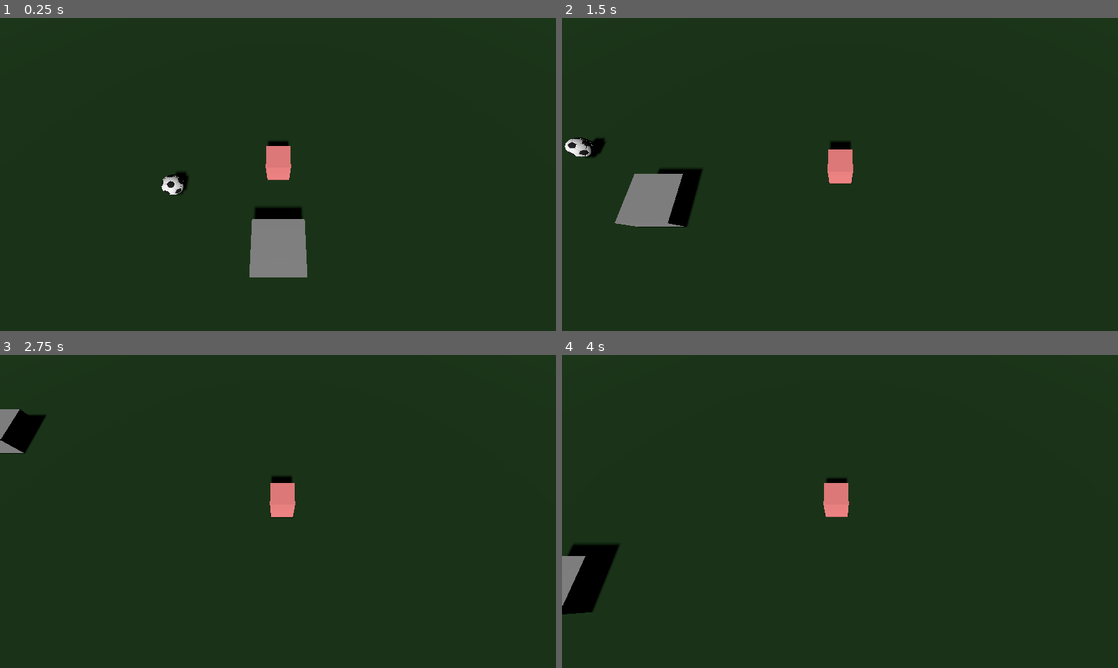
Above: before the commit, frames 1-4 (two rows, left to right).
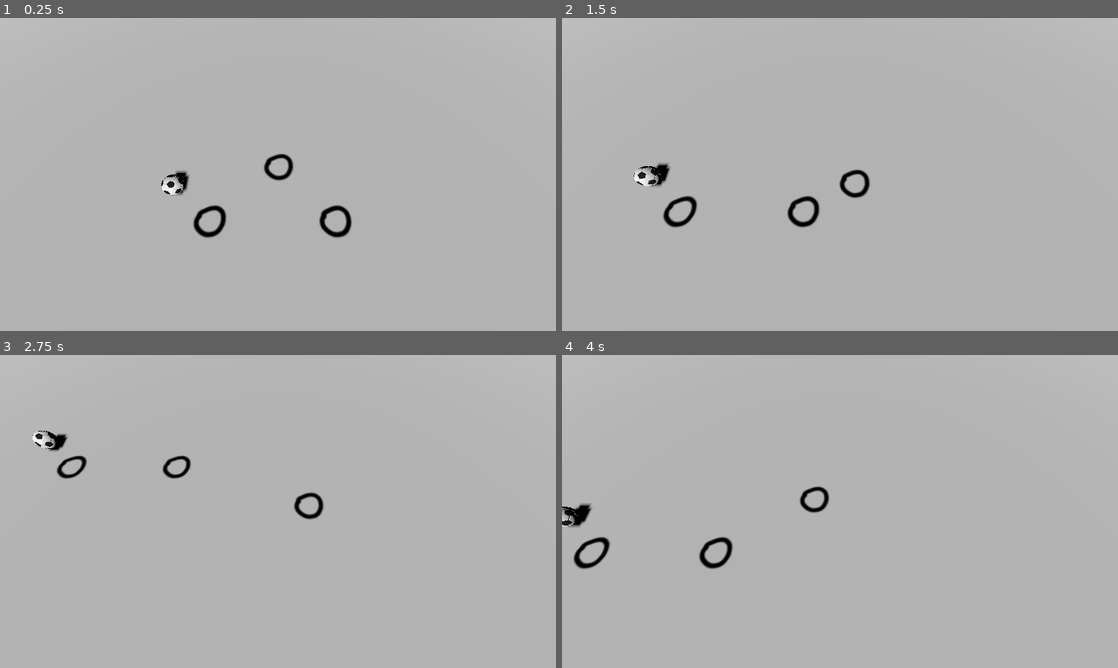
Above: after the commit, the same moments.

Repository: sundowns/gmtk-2025
Game: Godot game, scene res://game.tscn
The game is run twice, just before and just after one commit, with the same random seed, the same clock (stepped at 60 frames per second) and the same inputs.
Inputs:
- Up to frame 1 (0.25 s): no input
- Up to frame 2 (1.5 s): tap Enter at 0.5 s; hold D (move_right) 0.53-1.28 s; hold S (move_down) from 1.28 s (still down)
- Up to frame 3 (2.75 s): release S (move_down) at 2.03 s; hold D (move_right) from 2.03 s (still down)
- Up to frame 4 (4 s): release D (move_right) at 2.78 s; hold W (move_up) 2.78-3.53 s; hold A (move_left) from 3.53 s (still down)

The runs differ from the first frame. In frame 1, 100% of the frame differs, in the area x 0-100%, y 0-100%; in frame 2, 100%; in frame 3, 100%; in frame 4, 100%.

Commit message:
add basics of planning vs replay phase, plus states for player. make player rotate to face direction. add nicer camera movement

Diff:
--- a/CurrentPlayer.gd
+++ /dev/null
@@ -1,21 +0,0 @@
-extends Node3D
-class_name CurrentPlayer
-
-@export var move_speed: float = 5;
-
-func _ready() -> void:
-    pass
-
-func _physics_process(delta: float) -> void:
-    var velocity: Vector3 = Vector3.ZERO;
-    if Input.is_action_pressed("move_left"):
-        velocity -= Vector3(1, 0, 0);
-    if Input.is_action_pressed("move_right"):
-        velocity += Vector3(1, 0, 0);
-    if Input.is_action_pressed("move_up"):
-        velocity -= Vector3(0, 0, 1);
-    if Input.is_action_pressed("move_down"):
-        velocity += Vector3(0, 0, 1);
-
-    if (velocity.length() > 0):
-        global_position += velocity.normalized() * move_speed * delta;
--- a/autoload/Events.gd
+++ b/autoload/Events.gd
@@ -1,3 +1,6 @@
 extends Node
 
-signal GoalScored;
+@warning_ignore("unused_signal")
+signal GameModeChanged(mode: Global.GameMode)
+
+# signal GoalScored;
--- /dev/null
+++ b/autoload/Global.gd
@@ -0,0 +1,12 @@
+extends Node
+
+var current_mode: GameMode
+
+enum GameMode {
+	PLANNING = 0,
+	REPLAY = 1,
+}
+
+func set_current_mode(mode: GameMode):
+	current_mode = mode
+	Events.GameModeChanged.emit(current_mode)
--- a/ball.tscn
+++ b/entities/ball/ball.tscn
@@ -1,7 +1,7 @@
 [gd_scene load_steps=3 format=3 uid="uid://c63estoyrs8lb"]
 
 [ext_resource type="PackedScene" uid="uid://ci66hly5cggui" path="res://assets/Simple soccer football.glb" id="1_8kf32"]
-[ext_resource type="Script" uid="uid://c28k3jmt6c88q" path="res://ball.gd" id="2_f8axv"]
+[ext_resource type="Script" uid="uid://c28k3jmt6c88q" path="res://entities/ball/ball.gd" id="2_f8axv"]
 
 [node name="Ball" instance=ExtResource("1_8kf32")]
 transform = Transform3D(0.3, 0, 0, 0, 0.3, 0, 0, 0, 0.3, 0, 0, 0)
--- a/CameraController.gd
+++ b/entities/camera/CameraController.gd
@@ -10,4 +10,4 @@
 
 func _physics_process(_delta: float) -> void:
 	if (target != null):
-		global_position = target.global_position
+		global_position = global_position.lerp(target.global_position, 1.0 - exp(-_delta * move_speed))
--- a/camera_3d.tscn
+++ b/entities/camera/camera_3d.tscn
@@ -1,6 +1,6 @@
 [gd_scene load_steps=2 format=3 uid="uid://c6kb5jatwtque"]
 
-[ext_resource type="Script" uid="uid://bfnd138hvunou" path="res://CameraController.gd" id="1_86a6h"]
+[ext_resource type="Script" uid="uid://bfnd138hvunou" path="res://entities/camera/CameraController.gd" id="1_86a6h"]
 
 [node name="Offset" type="Node3D"]
 script = ExtResource("1_86a6h")
--- /dev/null
+++ b/entities/pitch/pitch.gd
@@ -0,0 +1,14 @@
+extends MeshInstance3D
+class_name Pitch
+
+@export var planning_material: Material
+@export var replay_material: Material
+
+func _ready() -> void:
+	Events.GameModeChanged.connect(on_game_mode_changed)
+
+func on_game_mode_changed(mode: Global.GameMode) -> void:
+	if mode == Global.GameMode.PLANNING:
+		material_override = planning_material
+	elif mode == Global.GameMode.REPLAY:
+		material_override = replay_material
--- /dev/null
+++ b/entities/pitch/pitch.tscn
@@ -0,0 +1,16 @@
+[gd_scene load_steps=5 format=3 uid="uid://qgctc1ji1p6"]
+
+[ext_resource type="Material" uid="uid://ckj1ekx87f0nw" path="res://materials/pitch_replay.tres" id="1_0scay"]
+[ext_resource type="Script" uid="uid://davdfsc6811cf" path="res://entities/pitch/pitch.gd" id="1_koijf"]
+[ext_resource type="Material" uid="uid://dodyfkeal6rxk" path="res://materials/pitch_planning.tres" id="3_n3spq"]
+
+[sub_resource type="PlaneMesh" id="PlaneMesh_gv5m4"]
+size = Vector2(100, 100)
+
+[node name="Pitch" type="MeshInstance3D"]
+material_override = ExtResource("1_0scay")
+mesh = SubResource("PlaneMesh_gv5m4")
+skeleton = NodePath("../..")
+script = ExtResource("1_koijf")
+planning_material = ExtResource("3_n3spq")
+replay_material = ExtResource("1_0scay")
--- /dev/null
+++ b/entities/player/Player.tscn
@@ -0,0 +1,30 @@
+[gd_scene load_steps=5 format=3 uid="uid://wabpd600ploi"]
+
+[ext_resource type="Script" uid="uid://bki11a1rkv63n" path="res://entities/player/player.gd" id="1_mab2k"]
+[ext_resource type="Texture2D" uid="uid://dmi3vwripgyfa" path="res://assets/player-planning.png" id="2_453mm"]
+
+[sub_resource type="StandardMaterial3D" id="StandardMaterial3D_453mm"]
+resource_local_to_scene = true
+albedo_color = Color(1, 0.54, 0.54, 1)
+
+[sub_resource type="BoxMesh" id="BoxMesh_453mm"]
+size = Vector3(0.5, 0.7, 0.5)
+
+[node name="Player" type="Node3D"]
+script = ExtResource("1_mab2k")
+
+[node name="Planning" type="Node3D" parent="."]
+
+[node name="Sprite3D" type="Sprite3D" parent="Planning"]
+transform = Transform3D(1, 0, 0, 0, 1, 0, 0, 0, 1, 0, 0.170185, 0)
+cast_shadow = 0
+pixel_size = 0.003
+axis = 1
+texture = ExtResource("2_453mm")
+
+[node name="Replay" type="Node3D" parent="."]
+
+[node name="ReplayMesh" type="MeshInstance3D" parent="Replay"]
+transform = Transform3D(1, 0, 0, 0, 1, 0, 0, 0, 1, 0, 0.35, 0)
+material_override = SubResource("StandardMaterial3D_453mm")
+mesh = SubResource("BoxMesh_453mm")
--- /dev/null
+++ b/entities/player/player.gd
@@ -0,0 +1,48 @@
+extends Node3D
+class_name CurrentPlayer
+
+@onready var planning: Node3D = get_node("Planning")
+@onready var replay: Node3D = get_node("Replay")
+@onready var replay_mesh: MeshInstance3D = get_node("Replay/ReplayMesh")
+
+@export var is_selected: bool = false
+@export var move_speed: float = 3
+@export var rotation_speed: float = 5
+@export var colour: Color = Color("ff8a8a")
+
+func _ready() -> void:
+	Events.GameModeChanged.connect(on_game_mode_changed)
+	(replay_mesh.material_override as StandardMaterial3D).albedo_color = colour
+
+func _physics_process(delta: float) -> void:
+	if !is_selected: return
+	var velocity: Vector3 = Vector3.ZERO;
+	if Input.is_action_pressed("move_left"):
+		velocity -= Vector3(1, 0, 0);
+	if Input.is_action_pressed("move_right"):
+		velocity += Vector3(1, 0, 0);
+	if Input.is_action_pressed("move_up"):
+		velocity -= Vector3(0, 0, 1);
+	if Input.is_action_pressed("move_down"):
+		velocity += Vector3(0, 0, 1);
+
+	if (velocity.length() > 0):
+		var direction = velocity.normalized()
+		var target_basis = replay_mesh.basis.looking_at(direction)
+		replay_mesh.basis = replay_mesh.basis.slerp(target_basis, delta * rotation_speed)
+		global_position += direction * move_speed * delta;
+
+func on_game_mode_changed(mode: Global.GameMode) -> void:
+	match mode:
+		Global.GameMode.PLANNING:
+			enter_planning_mode()
+		Global.GameMode.REPLAY:
+			enter_replay_mode()
+
+func enter_replay_mode() -> void:
+	replay.visible = true
+	planning.visible = false
+
+func enter_planning_mode() -> void:
+	replay.visible = false
+	planning.visible = true
--- /dev/null
+++ b/game.gd
@@ -0,0 +1,11 @@
+extends Node
+
+func _ready() -> void:
+	Global.set_current_mode(Global.GameMode.PLANNING)
+
+func _unhandled_input(event: InputEvent) -> void:
+	if (event.is_action_pressed("debug_toggle_game_mode")):
+		if (Global.current_mode == Global.GameMode.PLANNING):
+			Global.set_current_mode(Global.GameMode.REPLAY)
+		elif (Global.current_mode == Global.GameMode.REPLAY):
+			Global.set_current_mode(Global.GameMode.PLANNING)
--- a/game.tscn
+++ b/game.tscn
@@ -1,7 +1,9 @@
-[gd_scene load_steps=2 format=3 uid="uid://bcsw51ohk7d33"]
+[gd_scene load_steps=3 format=3 uid="uid://bcsw51ohk7d33"]
 
-[ext_resource type="PackedScene" uid="uid://bhmwqbryakxp2" path="res://world.tscn" id="1_80nbo"]
+[ext_resource type="PackedScene" uid="uid://bhmwqbryakxp2" path="res://World.tscn" id="1_80nbo"]
+[ext_resource type="Script" uid="uid://bjoylncbpx2xf" path="res://game.gd" id="1_e2o6t"]
 
 [node name="Game" type="Node"]
+script = ExtResource("1_e2o6t")
 
 [node name="World" parent="." instance=ExtResource("1_80nbo")]
--- /dev/null
+++ b/materials/pitch_planning.tres
@@ -0,0 +1,5 @@
+[gd_resource type="StandardMaterial3D" format=3 uid="uid://dodyfkeal6rxk"]
+
+[resource]
+albedo_color = Color(0.82, 0.82, 0.82, 1)
+metallic_specular = 0.0
--- /dev/null
+++ b/materials/pitch_replay.tres
@@ -0,0 +1,5 @@
+[gd_resource type="StandardMaterial3D" format=3 uid="uid://ckj1ekx87f0nw"]
+
+[resource]
+albedo_color = Color(0.13472, 0.24, 0.1272, 1)
+metallic_specular = 0.0
--- a/player.tscn
+++ /dev/null
@@ -1,17 +0,0 @@
-[gd_scene load_steps=4 format=3 uid="uid://wabpd600ploi"]
-
-[ext_resource type="Script" uid="uid://bki11a1rkv63n" path="res://CurrentPlayer.gd" id="1_4flbx"]
-
-[sub_resource type="StandardMaterial3D" id="StandardMaterial3D_sh265"]
-albedo_color = Color(1, 0.54, 0.54, 1)
-
-[sub_resource type="BoxMesh" id="BoxMesh_sh265"]
-size = Vector3(0.5, 0.7, 0.5)
-
-[node name="CurrentPlayer" type="Node3D"]
-script = ExtResource("1_4flbx")
-
-[node name="MeshInstance3D" type="MeshInstance3D" parent="."]
-transform = Transform3D(1, 0, 0, 0, 1, 0, 0, 0, 1, 0, 0.35, 0)
-material_override = SubResource("StandardMaterial3D_sh265")
-mesh = SubResource("BoxMesh_sh265")
--- a/project.godot
+++ b/project.godot
@@ -18,6 +18,7 @@
 [autoload]
 
 Events="*res://autoload/Events.gd"
+Global="*res://autoload/Global.gd"
 
 [display]
 
@@ -52,3 +53,8 @@
 , Object(InputEventKey,"resource_local_to_scene":false,"resource_name":"","device":-1,"window_id":0,"alt_pressed":false …(186 unchanged characters)…
 ]
 }
+debug_toggle_game_mode={
+"deadzone": 0.2,
+"events": [Object(InputEventKey,"resource_local_to_scene":false,"resource_name":"","device":-1,"window_id":0,"alt_pressed":false,"shift_pressed":false,"ctrl_pressed":false,"meta_pressed":false,"pressed":false,"keycode":0,"physical_keycode":4194306,"key_label":0,"unicode":0,"location":0,"echo":false,"script":null)
+]
+}
--- a/world.tscn
+++ b/world.tscn
@@ -1,36 +1,35 @@
-[gd_scene load_steps=7 format=3 uid="uid://bhmwqbryakxp2"]
+[gd_scene load_steps=5 format=3 uid="uid://bhmwqbryakxp2"]
 
-[ext_resource type="PackedScene" uid="uid://c6kb5jatwtque" path="res://camera_3d.tscn" id="1_f3sb7"]
-[ext_resource type="PackedScene" uid="uid://wabpd600ploi" path="res://player.tscn" id="2_fj7yv"]
-[ext_resource type="PackedScene" uid="uid://c63estoyrs8lb" path="res://ball.tscn" id="2_tlwt5"]
-
-[sub_resource type="StandardMaterial3D" id="StandardMaterial3D_gv5m4"]
-albedo_color = Color(0.13472, 0.24, 0.1272, 1)
-metallic_specular = 0.0
-
-[sub_resource type="PlaneMesh" id="PlaneMesh_gv5m4"]
-size = Vector2(100, 100)
-
-[sub_resource type="BoxMesh" id="BoxMesh_fj7yv"]
+[ext_resource type="PackedScene" uid="uid://c6kb5jatwtque" path="res://entities/camera/camera_3d.tscn" id="1_f3sb7"]
+[ext_resource type="PackedScene" uid="uid://wabpd600ploi" path="res://entities/player/Player.tscn" id="2_fj7yv"]
+[ext_resource type="PackedScene" uid="uid://qgctc1ji1p6" path="res://entities/pitch/pitch.tscn" id="2_js7pq"]
+[ext_resource type="PackedScene" uid="uid://c63estoyrs8lb" path="res://entities/ball/ball.tscn" id="2_tlwt5"]
 
 [node name="World" type="Node3D"]
 
-[node name="Floor" type="MeshInstance3D" parent="."]
-material_override = SubResource("StandardMaterial3D_gv5m4")
-mesh = SubResource("PlaneMesh_gv5m4")
+[node name="Entities" type="Node" parent="."]
 
-[node name="Camera3D" parent="." node_paths=PackedStringArray("target") instance=ExtResource("1_f3sb7")]
-target = NodePath("../Player")
+[node name="Player" parent="Entities" instance=ExtResource("2_fj7yv")]
+is_selected = true
 
-[node name="DirectionalLight3D" type="DirectionalLight3D" parent="."]
+[node name="Player2" parent="Entities" instance=ExtResource("2_fj7yv")]
+transform = Transform3D(1, 0, 0, 0, 1, 0, 0, 0, 1, 1.1673, 0, 1.21585)
+colour = Color(0.701, 0.54, 1, 1)
+
+[node name="Player3" parent="Entities" instance=ExtResource("2_fj7yv")]
+transform = Transform3D(1, 0, 0, 0, 1, 0, 0, 0, 1, -1.40916, 0, 1.21585)
+colour = Color(0.54, 1, 0.685667, 1)
+
+[node name="Geometry" type="Node3D" parent="."]
+
+[node name="Pitch" parent="Geometry" instance=ExtResource("2_js7pq")]
+
+[node name="DirectionalLight3D" type="DirectionalLight3D" parent="Geometry"]
 transform = Transform3D(1, 0, 0, 0, 0.713067, 0.701096, 0, -0.701096, 0.713067, 0, 0, 0)
 shadow_enabled = true
 
-[node name="Player" parent="." instance=ExtResource("2_fj7yv")]
+[node name="Camera3D" parent="." node_paths=PackedStringArray("target") instance=ExtResource("1_f3sb7")]
+target = NodePath("../Entities/Player")
 
-[node name="MeshInstance3D" type="MeshInstance3D" parent="."]
-transform = Transform3D(1, 0, 0, 0, 1, 0, 0, 0, 1, 0, 0, 1.71936)
-mesh = SubResource("BoxMesh_fj7yv")
-
-[node name="Simple soccer football" parent="." instance=ExtResource("2_tlwt5")]
+[node name="Ball" parent="." instance=ExtResource("2_tlwt5")]
 transform = Transform3D(0.3, 0, 0, 0, 0.21392, 0.210329, 0, -0.210329, 0.21392, -2.26778, 0.247167, 0.448275)
Not shown, changed: assets/Simple soccer football_black.jpg.import
Binary file added: assets/player-planning.png
Not shown, changed: assets/player-planning.png.import
Not shown, added: assets/raw/.gdignore
Not shown, added: autoload/Global.gd.uid
Renamed: ball.gd -> entities/ball/ball.gd
Renamed: ball.gd.uid -> entities/ball/ball.gd.uid
Renamed: CameraController.gd.uid -> entities/camera/CameraController.gd.uid
Not shown, added: entities/pitch/pitch.gd.uid
Renamed: CurrentPlayer.gd.uid -> entities/player/player.gd.uid
Not shown, added: game.gd.uid
Not shown, added: assets/raw/player-planning.xcf
